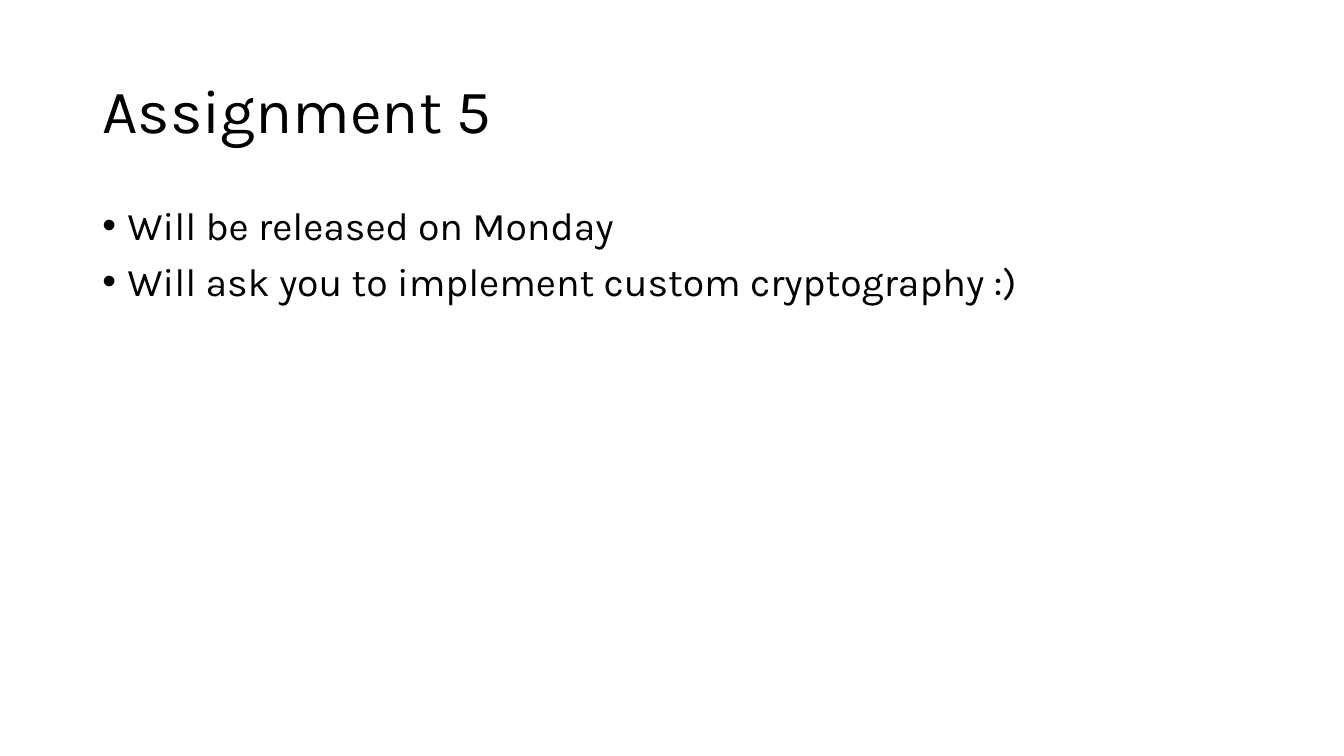
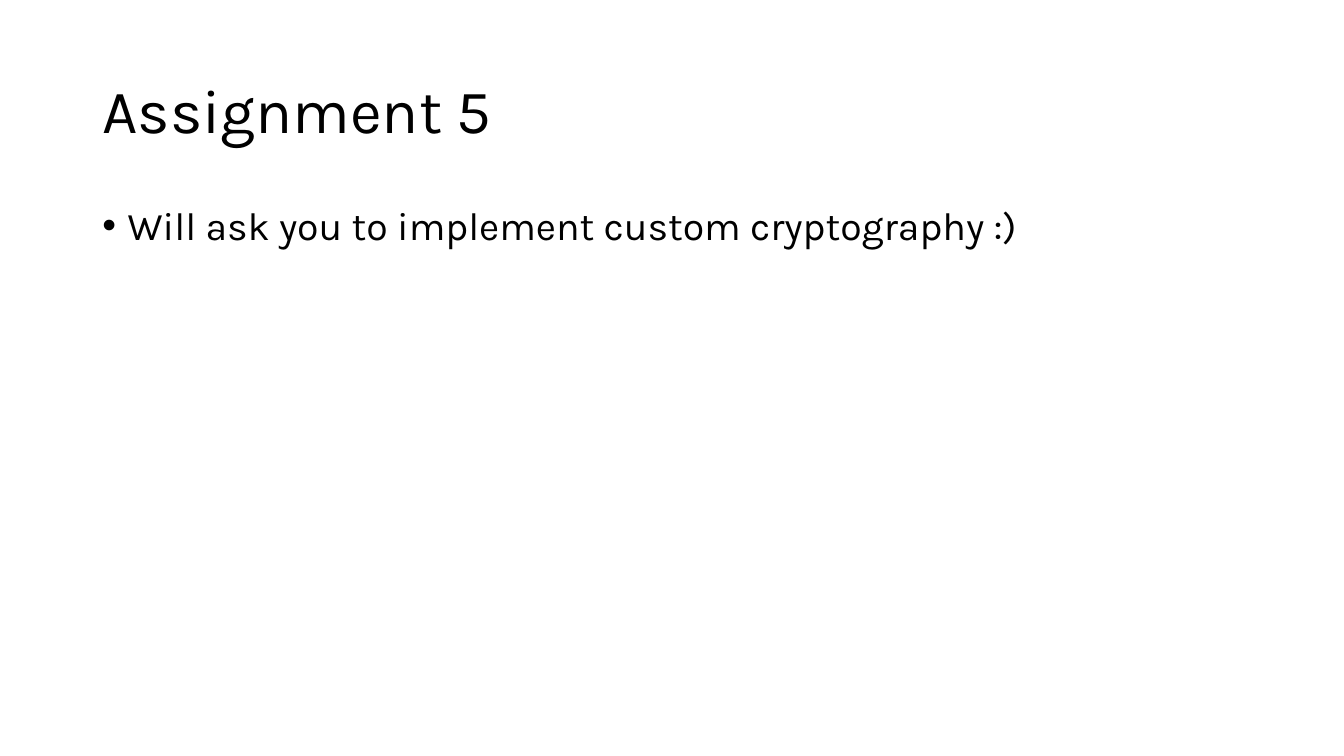
Before and after one commit to venkatarun95/mit_page, a slide deck: slide 18 of f25/assets/slides/lec22-practical-security.pptx. Drawn at 1344x756 pixels with LibreOffice and Linux fonts; fonts in the diff are those of the drawing. Boxes give left, top, right and bottom in pixels: in the first picture for what was removed or moved away, otherwise in the second. Text is boxed around its words. In the diff, an @@ line names an element or a change of style, - is before the commit and + after.

```diff
--- a/f25/assets/slides/lec22-practical-security.pptx
+++ b/f25/assets/slides/lec22-practical-security.pptx
@@ text at (x1=128, y1=213, x2=613, y2=250): paragraph removed @@
-• Will be released on Monday
```
Also in this commit, not shown: 2 other slides changed, 1 slide added, 2 other files.
